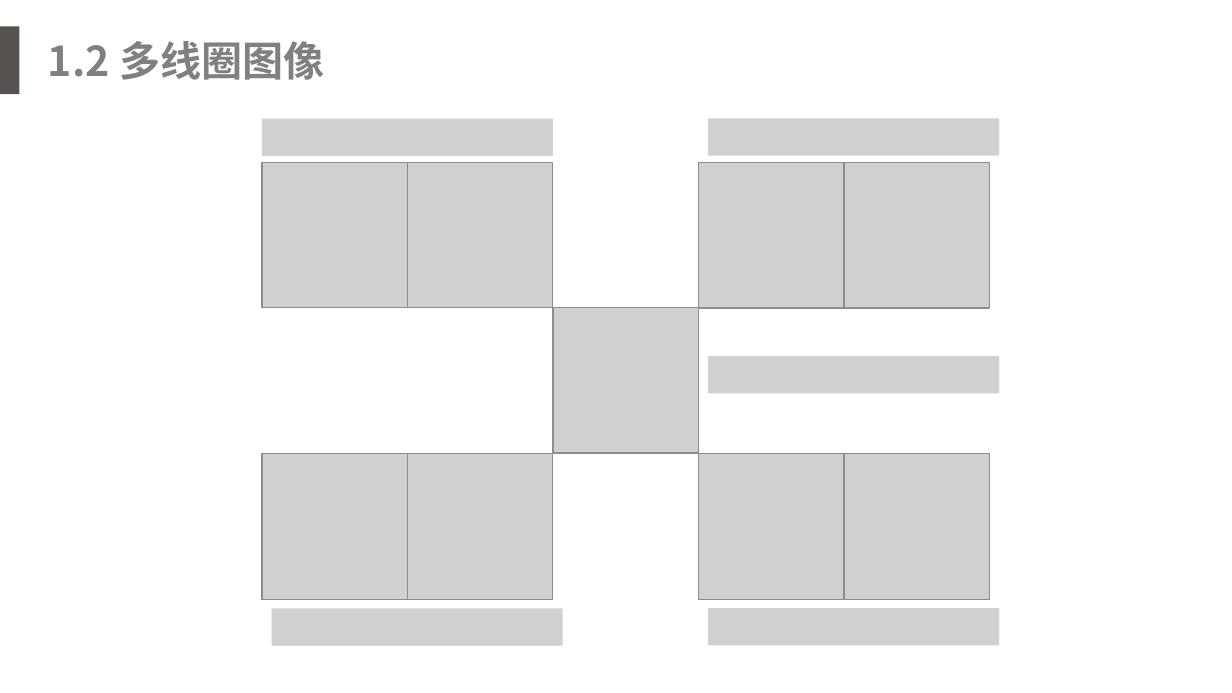
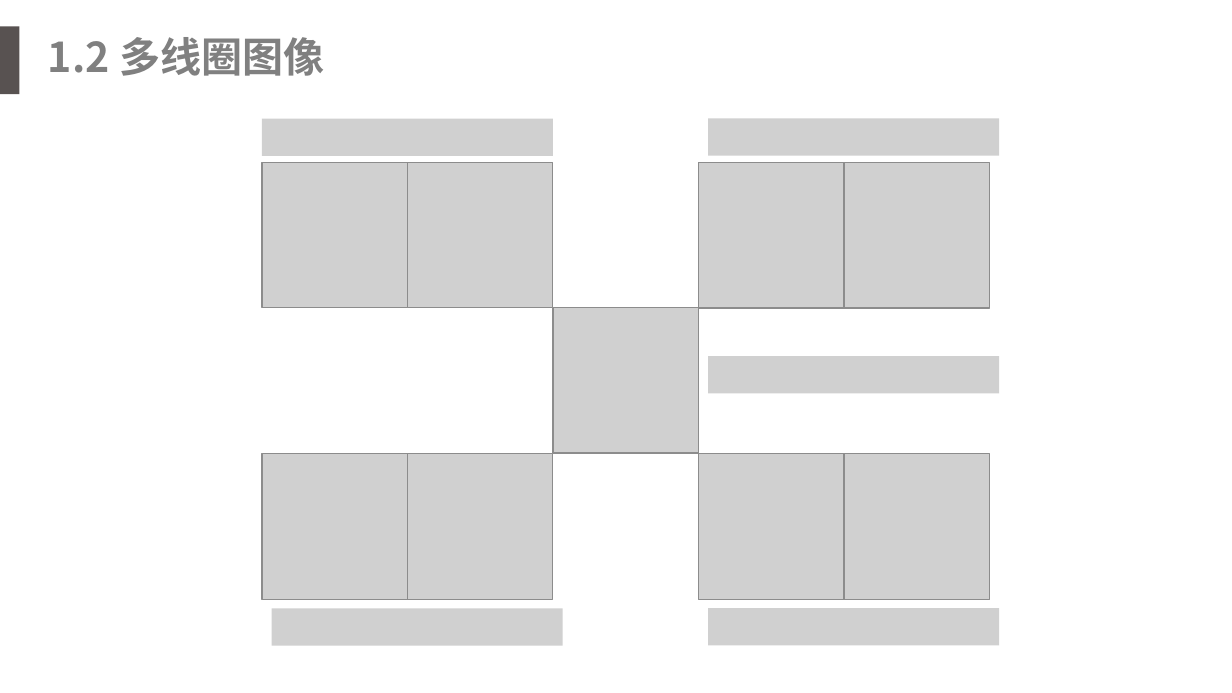
Before and after one commit to Henryyijun/report, a slide deck: slide 5 of 2021-6-2/ESPIRiT-SENSE.pptx. Drawn at 1232x693 pixels with LibreOffice and Linux fonts; fonts in the diff are those of the drawing; grey boxes stand for pictures. Boxes give left, top, right and bottom in pixels: in the first picture for what was removed or moved away, otherwise in the second. Text is boxed around its words. In the diff, an @@ line names an element or a change of style, - is before the commit and + after.

```diff
--- a/2021-6-2/ESPIRiT-SENSE.pptx
+++ b/2021-6-2/ESPIRiT-SENSE.pptx
@@ text "1.2 多线圈图像": place and size @@
-text "1.2 多线圈图像" at <box>48,41,324,80</box>
+text "1.2 多线圈图像" at <box>48,37,324,76</box>
```
Also in this commit, not shown: 32 other files.
